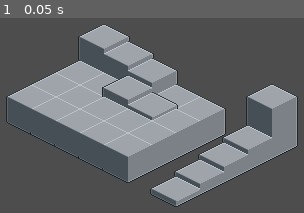
Above: before the commit, frame 1.
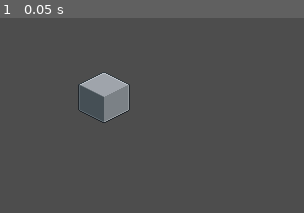
Above: after the commit, the same moment.

Repository: sarahgaskov/IsoTest
Game: Godot game, scene res://scenes/level.tscn
The game is run twice, just before and just after one commit, with the same random seed, the same clock (stepped at 60 frames per second) and the same inputs.
Inputs:
- Up to frame 1 (0.05 s): no input

The runs differ from the first frame. In frame 1, 36% of the frame differs, in the area x 1-99%, y 3-97%.

Commit message:
meowowowowow

Diff:
--- /dev/null
+++ b/assets/2d/occlusion/slopes_dev_o.json
@@ -0,0 +1,315 @@
+{
+	"hash": "1e2e40948e4bfc9e5a841e4a716f2183",
+	"tiles": [
+		{
+			"edges": {
+				"0": [
+					31.0,
+					0.0,
+					0.0,
+					42.0
+				],
+				"1": [
+					32.0,
+					0.0,
+					63.0,
+					18.0
+				],
+				"2": [
+					56.0,
+					19.0,
+					63.0,
+					45.0
+				],
+				"3": [
+					63.0,
+					46.0,
+					32.0,
+					63.0
+				],
+				"4": [
+					0.0,
+					46.0,
+					31.0,
+					63.0
+				],
+				"5": [
+					0.0,
+					43.0,
+					7.0,
+					45.0
+				]
+			},
+			"region": [
+				64,
+				64
+			]
+		},
+		{
+			"edges": {
+				"0": [
+					63.0,
+					0.0,
+					0.0,
+					42.0
+				],
+				"2": [
+					56.0,
+					20.0,
+					63.0,
+					45.0
+				],
+				"3": [
+					63.0,
+					46.0,
+					32.0,
+					63.0
+				],
+				"4": [
+					0.0,
+					46.0,
+					31.0,
+					63.0
+				],
+				"5": [
+					0.0,
+					43.0,
+					7.0,
+					45.0
+				]
+			},
+			"region": [
+				64,
+				64
+			]
+		},
+		{
+			"edges": {
+				"1": [
+					0.0,
+					0.0,
+					63.0,
+					42.0
+				],
+				"2": [
+					56.0,
+					43.0,
+					63.0,
+					45.0
+				],
+				"3": [
+					63.0,
+					46.0,
+					32.0,
+					63.0
+				],
+				"4": [
+					0.0,
+					46.0,
+					31.0,
+					63.0
+				],
+				"5": [
+					0.0,
+					20.0,
+					7.0,
+					45.0
+				]
+			},
+			"region": [
+				64,
+				64
+			]
+		},
+		{
+			"edges": {
+				"0": [
+					31.0,
+					0.0,
+					0.0,
+					19.0
+				],
+				"1": [
+					32.0,
+					0.0,
+					63.0,
+					45.0
+				],
+				"3": [
+					63.0,
+					46.0,
+					32.0,
+					63.0
+				],
+				"4": [
+					0.0,
+					46.0,
+					31.0,
+					63.0
+				],
+				"5": [
+					0.0,
+					20.0,
+					7.0,
+					45.0
+				]
+			},
+			"region": [
+				64,
+				64
+			]
+		},
+		{
+			"edges": {
+				"0": [
+					31.0,
+					0.0,
+					0.0,
+					42.0
+				],
+				"1": [
+					32.0,
+					0.0,
+					63.0,
+					44.0
+				],
+				"3": [
+					63.0,
+					45.0,
+					32.0,
+					63.0
+				],
+				"4": [
+					0.0,
+					46.0,
+					31.0,
+					63.0
+				],
+				"5": [
+					0.0,
+					43.0,
+					7.0,
+					45.0
+				]
+			},
+			"region": [
+				64,
+				64
+			]
+		},
+		{
+			"edges": {
+				"1": [
+					63.0,
+					0.0,
+					0.0,
+					42.0
+				],
+				"2": [
+					56.0,
+					20.0,
+					63.0,
+					45.0
+				],
+				"3": [
+					63.0,
+					46.0,
+					32.0,
+					63.0
+				],
+				"4": [
+					0.0,
+					46.0,
+					31.0,
+					63.0
+				],
+				"5": [
+					0.0,
+					43.0,
+					7.0,
+					45.0
+				]
+			},
+			"region": [
+				64,
+				64
+			]
+		},
+		{
+			"edges": {
+				"0": [
+					31.0,
+					0.0,
+					0.0,
+					43.0
+				],
+				"1": [
+					32.0,
+					0.0,
+					63.0,
+					43.0
+				],
+				"2": [
+					56.0,
+					44.0,
+					63.0,
+					45.0
+				],
+				"3": [
+					63.0,
+					46.0,
+					32.0,
+					63.0
+				],
+				"4": [
+					0.0,
+					46.0,
+					31.0,
+					63.0
+				],
+				"5": [
+					0.0,
+					44.0,
+					7.0,
+					45.0
+				]
+			},
+			"region": [
+				64,
+				64
+			]
+		},
+		{
+			"edges": {
+				"1": [
+					0.0,
+					0.0,
+					63.0,
+					45.0
+				],
+				"3": [
+					63.0,
+					46.0,
+					32.0,
+					63.0
+				],
+				"4": [
+					0.0,
+					46.0,
+					31.0,
+					63.0
+				],
+				"5": [
+					0.0,
+					20.0,
+					7.0,
+					45.0
+				]
+			},
+			"region": [
+				64,
+				64
+			]
+		}
+	]
+}
--- /dev/null
+++ b/assets/2d/occlusion/stairs_dev_o.json
@@ -0,0 +1,357 @@
+{
+	"hash": "497f53076bc008ac35d5470e4189aa73",
+	"tiles": [
+		{
+			"edges": {
+				"0": [
+					31.0,
+					0.0,
+					0.0,
+					38.0
+				],
+				"1": [
+					32.0,
+					0.0,
+					63.0,
+					18.0
+				],
+				"2": [
+					56.0,
+					19.0,
+					63.0,
+					44.0
+				],
+				"3": [
+					63.0,
+					45.0,
+					32.0,
+					63.0
+				],
+				"4": [
+					0.0,
+					45.0,
+					31.0,
+					63.0
+				],
+				"5": [
+					0.0,
+					39.0,
+					7.0,
+					44.0
+				]
+			},
+			"region": [
+				64,
+				64
+			]
+		},
+		{
+			"edges": {
+				"0": [
+					51.0,
+					0.0,
+					0.0,
+					38.0
+				],
+				"1": [
+					52.0,
+					0.0,
+					63.0,
+					18.0
+				],
+				"2": [
+					56.0,
+					19.0,
+					63.0,
+					44.0
+				],
+				"3": [
+					63.0,
+					45.0,
+					32.0,
+					63.0
+				],
+				"4": [
+					0.0,
+					45.0,
+					31.0,
+					63.0
+				],
+				"5": [
+					0.0,
+					39.0,
+					7.0,
+					44.0
+				]
+			},
+			"region": [
+				64,
+				64
+			]
+		},
+		{
+			"edges": {
+				"0": [
+					11.0,
+					0.0,
+					0.0,
+					18.0
+				],
+				"1": [
+					12.0,
+					0.0,
+					63.0,
+					38.0
+				],
+				"2": [
+					56.0,
+					39.0,
+					63.0,
+					44.0
+				],
+				"3": [
+					63.0,
+					45.0,
+					32.0,
+					63.0
+				],
+				"4": [
+					0.0,
+					45.0,
+					31.0,
+					63.0
+				],
+				"5": [
+					0.0,
+					19.0,
+					7.0,
+					44.0
+				]
+			},
+			"region": [
+				64,
+				64
+			]
+		},
+		{
+			"edges": {
+				"0": [
+					31.0,
+					0.0,
+					0.0,
+					18.0
+				],
+				"1": [
+					32.0,
+					0.0,
+					63.0,
+					38.0
+				],
+				"2": [
+					56.0,
+					39.0,
+					63.0,
+					44.0
+				],
+				"3": [
+					63.0,
+					45.0,
+					32.0,
+					63.0
+				],
+				"4": [
+					0.0,
+					45.0,
+					31.0,
+					63.0
+				],
+				"5": [
+					0.0,
+					19.0,
+					7.0,
+					44.0
+				]
+			},
+			"region": [
+				64,
+				64
+			]
+		},
+		{
+			"edges": {
+				"0": [
+					31.0,
+					0.0,
+					0.0,
+					38.0
+				],
+				"1": [
+					32.0,
+					0.0,
+					63.0,
+					38.0
+				],
+				"2": [
+					56.0,
+					39.0,
+					63.0,
+					44.0
+				],
+				"3": [
+					63.0,
+					45.0,
+					32.0,
+					63.0
+				],
+				"4": [
+					0.0,
+					45.0,
+					31.0,
+					63.0
+				],
+				"5": [
+					0.0,
+					39.0,
+					7.0,
+					44.0
+				]
+			},
+			"region": [
+				64,
+				64
+			]
+		},
+		{
+			"edges": {
+				"0": [
+					51.0,
+					0.0,
+					0.0,
+					39.0
+				],
+				"1": [
+					52.0,
+					0.0,
+					63.0,
+					19.0
+				],
+				"2": [
+					56.0,
+					20.0,
+					63.0,
+					44.0
+				],
+				"3": [
+					63.0,
+					45.0,
+					32.0,
+					63.0
+				],
+				"4": [
+					0.0,
+					45.0,
+					31.0,
+					63.0
+				],
+				"5": [
+					0.0,
+					40.0,
+					7.0,
+					44.0
+				]
+			},
+			"region": [
+				64,
+				64
+			]
+		},
+		{
+			"edges": {
+				"0": [
+					31.0,
+					0.0,
+					0.0,
+					38.0
+				],
+				"1": [
+					32.0,
+					0.0,
+					63.0,
+					38.0
+				],
+				"2": [
+					56.0,
+					39.0,
+					63.0,
+					44.0
+				],
+				"3": [
+					63.0,
+					45.0,
+					32.0,
+					63.0
+				],
+				"4": [
+					0.0,
+					45.0,
+					31.0,
+					63.0
+				],
+				"5": [
+					0.0,
+					39.0,
+					7.0,
+					44.0
+				]
+			},
+			"region": [
+				64,
+				64
+			]
+		},
+		{
+			"edges": {
+				"0": [
+					11.0,
+					0.0,
+					0.0,
+					19.0
+				],
+				"1": [
+					12.0,
+					0.0,
+					63.0,
+					39.0
+				],
+				"2": [
+					56.0,
+					40.0,
+					63.0,
+					44.0
+				],
+				"3": [
+					63.0,
+					45.0,
+					32.0,
+					63.0
+				],
+				"4": [
+					0.0,
+					45.0,
+					31.0,
+					63.0
+				],
+				"5": [
+					0.0,
+					20.0,
+					7.0,
+					44.0
+				]
+			},
+			"region": [
+				64,
+				64
+			]
+		}
+	]
+}
--- a/assets/mesh_lib/tiles.tres
+++ b/assets/mesh_lib/tiles.tres
@@ -1,8 +1,8 @@
-[gd_resource type="MeshLibrary" format=3]
-
-[ext_resource type="Texture2D" path="res://assets/2d/block_dev.png" id="1_vt6s1"]
-[ext_resource type="Texture2D" path="res://assets/2d/stairs_dev.png" id="2_8nvxf"]
-[ext_resource type="Texture2D" path="res://assets/2d/slopes_dev.png" id="3_8nvxf"]
+[gd_resource type="MeshLibrary" format=3 uid="uid://yeynnneihwgr"]
+
+[ext_resource type="Texture2D" uid="uid://ckir823w7ojex" path="res://assets/2d/block_dev.png" id="1_vt6s1"]
+[ext_resource type="Texture2D" uid="uid://e43lqpgtkovc" path="res://assets/2d/stairs_dev.png" id="2_8nvxf"]
+[ext_resource type="Texture2D" uid="uid://bb4mfnwwrbn3x" path="res://assets/2d/slopes_dev.png" id="3_8nvxf"]
 
 [sub_resource type="AtlasTexture" id="AtlasTexture_8nvxf"]
 atlas = ExtResource("1_vt6s1")
--- a/scenes/level.tscn
+++ b/scenes/level.tscn
@@ -10,7 +10,7 @@
 mesh_library = ExtResource("1_w7c3h")
 cell_size = Vector3(24, 19.595919, 24)
 data = {
-"cells": PackedInt32Array(0, 0, 0, 0, 65535, 0, 65535, 65535, 0, 65535, 0, 0, 65535, 1, 0, 0, 1, 0, 1, 65535, 0, 65534, 1, 0, 65534, 0, 0, 65534, 65535, 0, 65534, 65534, 0, 65535, 65534, 0, 0, 65534, 0, 1, 65534, 0, 2, 65534, 0, 131070, 65534, 0, 131071, 65534, 1, 65536, 65534, 2, 65536, 65535, 3, 65537, 65535, 4, 4, 1, 4, 4, 0, 3, 4, 65535, 2, 4, 65534, 1, 4, 65533, 0, 65540, 65533, 0, 2, 65535, 0, 2, 0, 0, 1, 0, 0, 1, 1, 0, 2, 1, 0)
+"cells": PackedInt32Array(65535, 65535, 0)
 }
 script = ExtResource("3_iso")
 show_floor = false
--- a/scripts/o_contact.gd
+++ b/scripts/o_contact.gd
@@ -19,6 +19,19 @@
 
 const GAP = 0.42       # merge contact runs separated by less than this
 const MIN_SPAN = 0.51   # a run must outlast a corner-touch halo to be contact
+
+# The very first/last probe of an edge sits exactly at a silhouette VERTEX
+# (shared with the adjacent edge), where the outward search can miss the
+# neighbour's coverage by a single rasterized pixel even when every other
+# probe along the same edge matches perfectly (e.g. two identical cubes in a
+# straight row: 25 of 26 probes read as tight CONTACT, but the very last one —
+# the bottom corner pixel — reads EXPOSED, blocking the bridge to 1.0 and
+# leaving a ~1%-of-edge sliver of outline behind at every such junction). This
+# is corner-pixel jitter, not real silhouette, so the edge-end bridge below
+# tolerates a keep-probe within CORNER_EPS of the contact zone's own end
+# instead of requiring an exact match. Kept much smaller than any genuine
+# exposure region seen in this pipeline (all comfortably >0.15 wide).
+const CORNER_EPS = 0.05
 
 # The 26 surrounding cell offsets (3x3x3 minus the center), built once.
 static var _offsets: Array = []
@@ -151,8 +164,8 @@
 	if lo > hi:
 		return null
 
-	var span_lo = 0.0 if keep_lo >= lo else lo
-	var span_hi = 1.0 if keep_hi <= hi else hi
+	var span_lo = 0.0 if keep_lo >= lo - CORNER_EPS else lo
+	var span_hi = 1.0 if keep_hi <= hi + CORNER_EPS else hi
 
 	# Force the outline to drop an extra pixel specifically for the W edge (5)
 	# meeting a SW neighbor (x == 0, z == 1) during a partial occlusion.
Not shown: 1 places in scenes/level.tscn that only renumber resources
